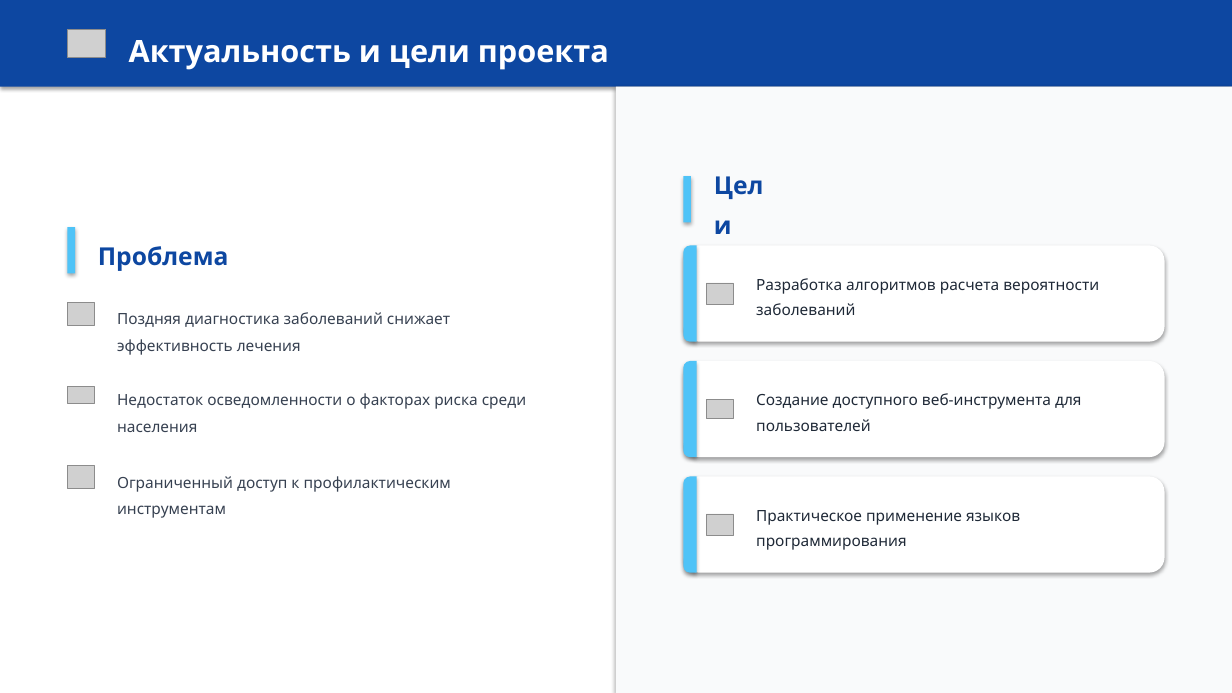
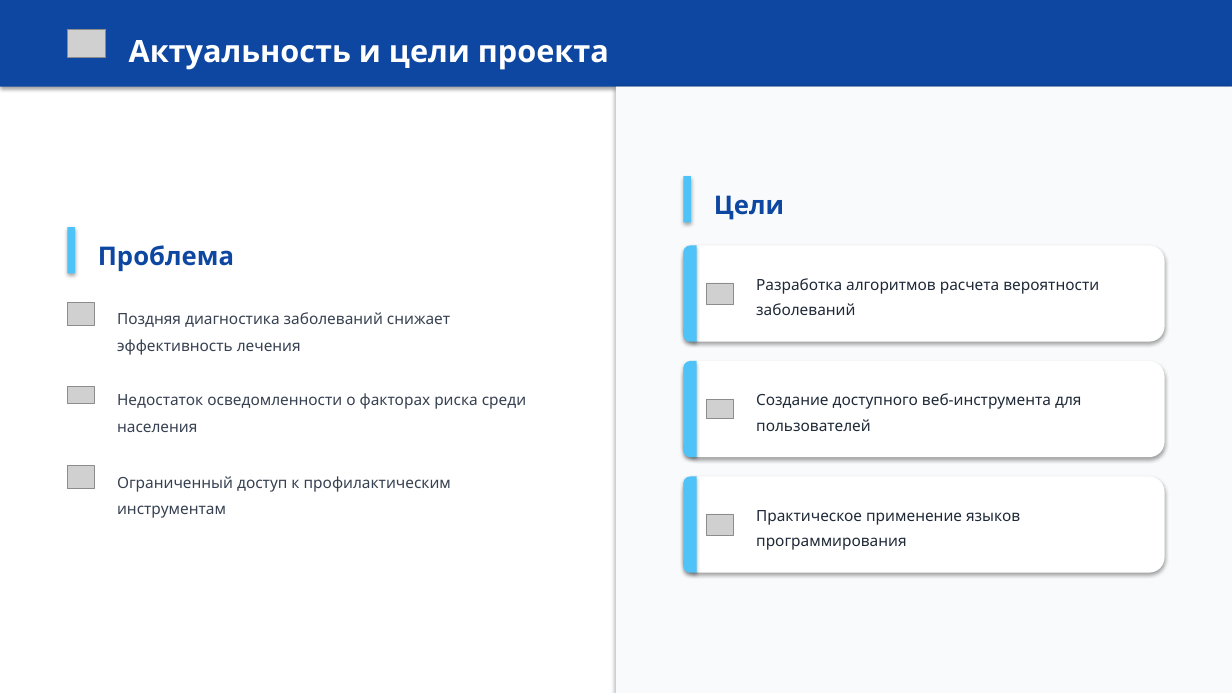
Before and after one commit to TimAlb7/decease_risk, a slide deck: slide 2 of Веб-приложение для оценки риска заболеваний.pptx. Drawn at 1232x693 pixels with LibreOffice and Linux fonts; fonts in the diff are those of the drawing; grey boxes stand for pictures. Boxes give left, top, right and bottom in pixels: in the first picture for what was removed or moved away, otherwise in the second. Text is boxed around its words. In the diff, an @@ line names an element or a change of style, - is before the commit and + after.

```diff
--- a/Веб-приложение для оценки риска заболеваний.pptx
+++ b/Веб-приложение для оценки риска заболеваний.pptx
@@ text "Цели" at <box>714,195,784,220</box>: size 19.1 to 20 pt @@
@@ text "Проблема" at <box>98,245,234,271</box>: size 19.1 to 20 pt @@
```
Also in this commit, not shown: 7 other slides changed.
